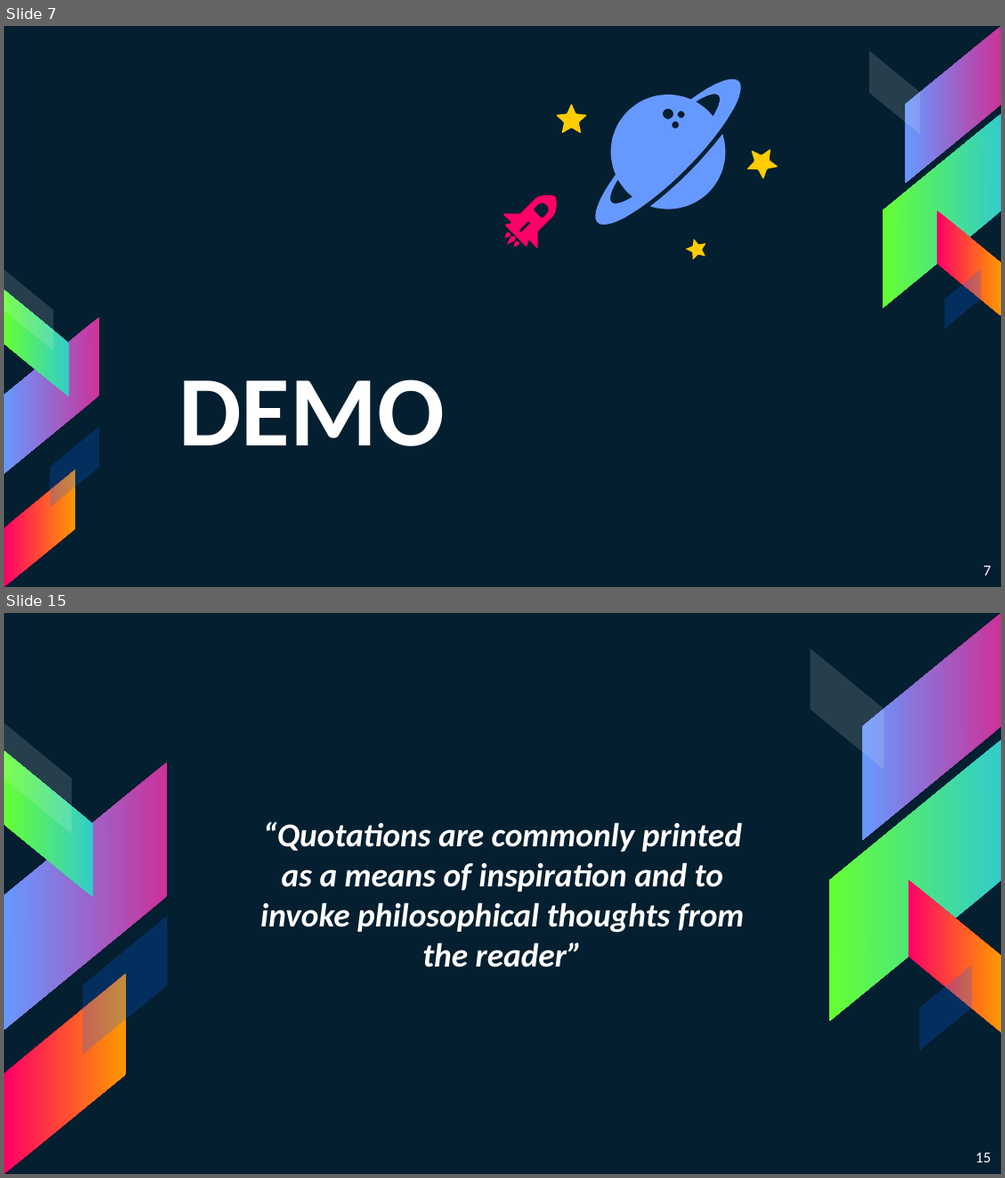
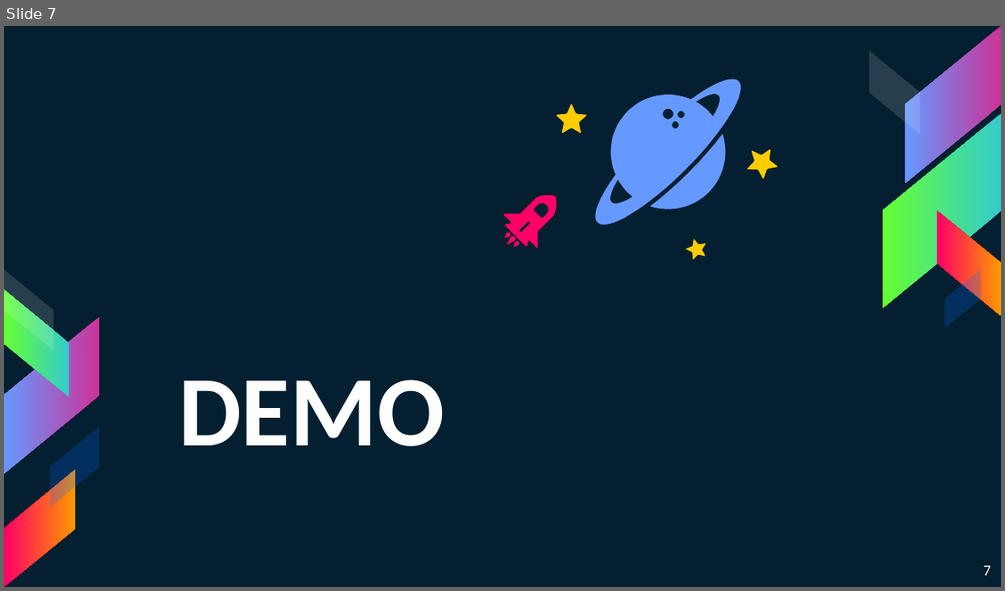
Before and after one commit to superhp/restaurant-as-a-service, a slide deck: PitchWaiterless.pptx. Shown one above the other, each under a label of ours: slides 7 and 15 before the commit, slide 7 after it; the slides between them are not shown. The pictures are 1005x1178 and 1005x591 pixels, drawn with LibreOffice and Linux fonts; fonts in the diff are those of the drawing. Boxes give left, top, right and bottom in pixels: in the first picture for what was removed or moved away, otherwise in the second. Text is boxed around its words. In the diff, an @@ line names an element or a change of style, - is before the commit and + after.

```diff
--- a/PitchWaiterless.pptx
+++ b/PitchWaiterless.pptx
@@ slide 15 removed at (4,613,1001,1174), background #041F30 @@
@@ parallelogram removed at (4,723,72,834) @@
@@ parallelogram removed at (4,751,93,897) @@
@@ parallelogram removed at (5,762,168,1030) @@
@@ text removed at (260,821,744,967) @@
-“Quotations are commonly printed as a means of inspiration and to invoke philosophical thoughts from the reader”
@@ parallelogram removed at (82,916,168,1054) @@
@@ parallelogram removed at (4,973,127,1174) @@
@@ group removed at (810,613,1001,1051): 5 parallelograms @@
@@ page number removed at (975,1152,990,1162) @@
-15
```
Also in this commit, not shown: 10 slides changed, 4 slides added, 17 other slides removed.
